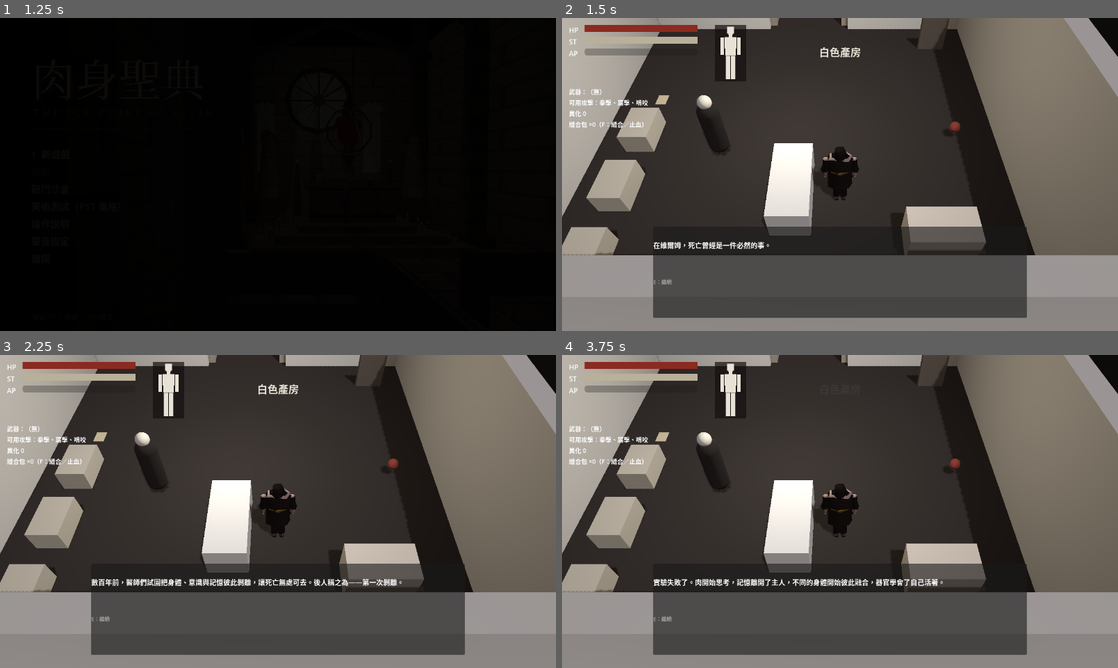
Above: before the commit, frames 1-4 (two rows, left to right).
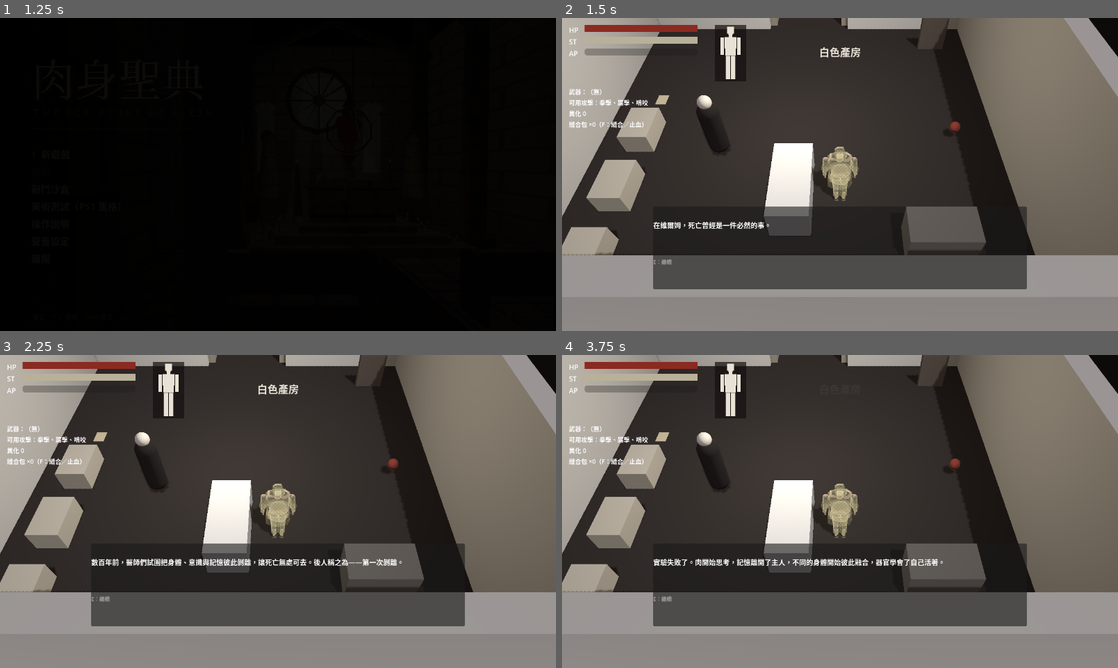
Above: after the commit, the same moments.

Repository: hu060822-lgtm/scripture-of-flesh
Game: Godot game, scene res://scenes/main_menu.tscn
Two runs of this game, one before a commit and one after it. Both use one fixed random seed, a clock stepped at 60 frames per second and the inputs below.
Inputs (mouse positions are in pixels of both pictures, inside the frame that each line leads up to):
- Up to frame 1 (1.25 s): tap Enter (ui_accept) at 0.5, 0.77 s; move the mouse to (400, 158) at 0.52 s; hold D from 0.53 s (still down); tap Space at 0.6 s; click (400, 158) at 0.67 s
- Up to frame 2 (1.5 s): release D at 1.25 s; drag from (728, 190) to (812, 237) at 1.27 s
- Up to frame 3 (2.25 s): tap Enter (ui_accept) at 2 s; move the mouse to (333, 442) at 2.02 s; press the mouse at (333, 442) at 2.03 s; hold D (move_right) from 2.03 s (still down)
- Up to frame 4 (3.75 s): tap Shift (block) at 2.3 s; release D (move_right) at 2.75 s; release the mouse at (895, 442) at 2.75 s; tap Enter (ui_accept) at 2.75 s; drag from (812, 574) to (673, 464) at 2.77 s; move the mouse to (1006, 558) at 3.52 s; hold A (move_left) from 3.53 s (still down); hold Space (dodge) from 3.53 s (still down)

Frame 1 is identical in both runs. In frame 2, 9.0% of the frame differs, in the area x 16-84%, y 41-96%; in frame 3, 9.7%; in frame 4, 9.7%.

Commit message:
Fix playtest issues: dialogue box placement, corpses blocking doors, see-through silhouette behind walls
- DialogueBox anchors to the bottom and grows upward with a 96px margin, so all choices stay on screen
- Dead creatures leave the creature collision layer, so corpses no longer block narrow doors
- PlayerXray: per-player PS1 material copies with a depth-compare next_pass that draws a cream silhouette only where a wall hides the player
- Tests + screenshot script (tests/sim/playtest_fix_shots.gd)

Co-Authored-By: Claude Opus 5.5 <noreply@anthropic.com>
Claude-Session: https://claude.ai/code/session_019GtizmChaSWmT8iVXqm8Z4

Diff:
--- /dev/null
+++ b/art/fx/player_xray.gd
@@ -0,0 +1,82 @@
+class_name PlayerXray
+extends Node
+## 牆後透視（luz 2026-11-03）：玩家被牆或柱子擋住時，在牆上畫出奶油黃的半透明剪影，看得到自己在哪。
+## 做法：把身上每個 PS1 材質網格的材質換成「專屬副本 + next_pass 透視層」（ps1_xray.gdshader）。
+## 材質是全域共用快取（PS1Style.material），不能直接改原件，否則敵人也會透視。
+## 不用 material_overlay：那一層留給受擊閃白（ImpactFeedback）。
+## 定期掃描：移植、突變、武器更換後新增的網格也會套上；被砍下來掉到地上的部位會還原成原本材質。
+
+const SHADER := preload("res://art/ps1/ps1_xray.gdshader")
+const SCAN_INTERVAL := 0.25
+
+var enabled := true
+## GeometryInstance3D -> 原本的材質（還原用）
+var _applied := {}
+var _scan_left := 0.0
+static var _xray_mat: ShaderMaterial
+
+func _ready() -> void:
+	process_mode = Node.PROCESS_MODE_ALWAYS
+	refresh()
+
+func _process(delta: float) -> void:
+	_scan_left -= delta
+	if _scan_left <= 0.0:
+		_scan_left = SCAN_INTERVAL
+		refresh()
+
+func body() -> Node3D:
+	return get_parent() as Node3D
+
+static func xray_material() -> ShaderMaterial:
+	if _xray_mat == null:
+		_xray_mat = ShaderMaterial.new()
+		_xray_mat.shader = SHADER
+	_xray_mat.set_shader_parameter("snap_resolution", PS1Style.snap_resolution)
+	_xray_mat.set_shader_parameter("jitter_enabled", PS1Style.jitter_enabled)
+	return _xray_mat
+
+## 目前套著透視層的網格數（測試用）。
+func applied_count() -> int:
+	return _applied.size()
+
+func is_applied(gi: GeometryInstance3D) -> bool:
+	return _applied.has(gi)
+
+func set_enabled(on: bool) -> void:
+	enabled = on
+	refresh()
+
+func refresh() -> void:
+	var b := body()
+	if b == null:
+		return
+	var xm := xray_material()
+	# 還原：已經不在身上（被砍掉的肢段）、被別的系統換掉材質、或關閉透視
+	for gi in _applied.keys():
+		var g := gi as GeometryInstance3D
+		if not is_instance_valid(g):
+			_applied.erase(gi)
+			continue
+		var mine := g.material_override as ShaderMaterial
+		var still_mine := mine != null and mine.next_pass == xm
+		if not enabled or not b.is_ancestor_of(g) or not still_mine:
+			if still_mine:
+				g.material_override = _applied[gi]
+			_applied.erase(gi)
+		else:
+			mine.set_shader_parameter("snap_resolution", PS1Style.snap_resolution)
+			mine.set_shader_parameter("jitter_enabled", PS1Style.jitter_enabled)
+	if not enabled:
+		return
+	for n in b.find_children("*", "GeometryInstance3D", true, false):
+		var g := n as GeometryInstance3D
+		if _applied.has(g):
+			continue
+		var mat := g.material_override as ShaderMaterial
+		if mat == null or mat.shader != PS1Style.SHADER or mat.next_pass != null:
+			continue
+		var copy := mat.duplicate() as ShaderMaterial
+		copy.next_pass = xm
+		_applied[g] = mat
+		g.material_override = copy
--- /dev/null
+++ b/art/ps1/ps1_xray.gdshader
@@ -0,0 +1,42 @@
+shader_type spatial;
+// 牆後透視：玩家身上 PS1 材質的 next_pass。關掉深度測試畫在所有東西上面，
+// 但只在「這個像素前面有別的東西（牆、柱子）擋住玩家」的地方顯示，其他地方丟棄。
+// 判斷方式：讀不透明物體的深度貼圖，換算成視空間距離，跟玩家這個像素的距離比較。
+// 頂點吸附與 ps1_spatial 相同，剪影不會跟本體錯位。
+render_mode unshaded, blend_mix, depth_test_disabled, depth_draw_never, cull_back, shadows_disabled;
+
+uniform sampler2D depth_tex : hint_depth_texture, filter_nearest;
+// 奶油黃（美術方向色票），半透明
+uniform vec4 xray_color : source_color = vec4(0.937, 0.886, 0.69, 1.0);
+uniform float base_alpha = 0.28;
+uniform float rim_alpha = 0.75;
+// 擋在前面的東西至少要比玩家近這麼多（公尺）才算「被擋住」：避免手臂擋到軀幹、武器擋到手時自己亮起來
+uniform float margin = 0.6;
+uniform vec2 snap_resolution = vec2(320.0, 240.0);
+uniform bool jitter_enabled = true;
+
+void vertex() {
+	vec4 clip = PROJECTION_MATRIX * MODELVIEW_MATRIX * vec4(VERTEX, 1.0);
+	if (jitter_enabled && snap_resolution.x > 0.0) {
+		vec3 ndc = clip.xyz / clip.w;
+		ndc.xy = round(ndc.xy * snap_resolution * 0.5) / (snap_resolution * 0.5);
+		clip = vec4(ndc * clip.w, clip.w);
+	}
+	POSITION = clip;
+}
+
+void fragment() {
+	float d = texture(depth_tex, SCREEN_UV).r;
+	vec4 v = INV_PROJECTION_MATRIX * vec4(SCREEN_UV * 2.0 - 1.0, d, 1.0);
+	float scene_dist = -v.z / v.w;
+	float my_dist = -VERTEX.z;
+	if (scene_dist > my_dist - margin) {
+		discard;
+	}
+	// 輪廓（邊緣較亮）＋ 2x2 抖動網點，維持 PS1 的顆粒感
+	float rim = 1.0 - clamp(dot(NORMAL, VIEW), 0.0, 1.0);
+	ivec2 p = ivec2(FRAGCOORD.xy) % 2;
+	float dither = (p.x == p.y) ? 1.0 : 0.7;
+	ALBEDO = xray_color.rgb;
+	ALPHA = mix(base_alpha, rim_alpha, rim * rim) * dither;
+}
--- a/combat/combat_component.gd
+++ b/combat/combat_component.gd
@@ -388,6 +388,15 @@
 			return
 	vital_timer = -1.0
 
+## 屍體不再擋路：死後退出「生物本體」碰撞層，活人可以直接跨過去（luz 2026-11-03：屍體卡住窄門把人卡死）。
+## 仍然跟場景碰撞（不會穿地）；受擊判定（Hurtbox）在另一層，不受影響。
+func _make_corpse_passable() -> void:
+	var b := get_parent() as CollisionObject3D
+	if b == null:
+		return
+	b.collision_layer &= ~PlaceholderBodyBuilder.CREATURE_LAYER
+	b.collision_mask &= ~PlaceholderBodyBuilder.CREATURE_LAYER
+
 func _die(cause: String) -> void:
 	if is_dead():
 		return
@@ -397,6 +406,7 @@
 		pools.hp = 0.0
 		pools.hp_changed.emit(0.0, pools.max_hp)
 	_set_action(Action.DEAD, 0.0)
+	_make_corpse_passable()
 	died.emit(cause)
 	if is_inside_tree():
 		EventBus.creature_killed.emit(self, last_attacker)
--- a/player/player_factory.gd
+++ b/player/player_factory.gd
@@ -56,6 +56,10 @@
 	var mv := MutationVisuals.new()
 	mv.name = "MutationVisuals"
 	body.add_child(mv)
+	# 牆後透視：被牆擋住時畫出剪影（luz 2026-11-03）
+	var xray := PlayerXray.new()
+	xray.name = "PlayerXray"
+	body.add_child(xray)
 	return body
 
 ## 遊戲中途決定職業（序章中透過阿格妮絲的對話）。重設屬性與起始技能，給予職業武器與起始物品。
--- /dev/null
+++ b/tests/sim/playtest_fix_shots.gd
@@ -0,0 +1,13 @@
+extends SceneTree
+## 試玩修正（對話框、牆後透視）的截圖。牆後透視要用 Forward+（Vulkan）渲染：
+## xvfb-run -s "-screen 0 1280x720x24" godot --rendering-driver vulkan --path . -s tests/sim/playtest_fix_shots.gd -- <輸出資料夾>
+var f := 0
+var h
+func _process(_d):
+	f += 1
+	if f == 1:
+		h = load("res://tests/sim/playtest_fix_shots_helper.gd").new()
+		h.setup(self, OS.get_cmdline_user_args())
+	if h.step(f):
+		quit()
+	return false
--- /dev/null
+++ b/tests/sim/playtest_fix_shots_helper.gd
@@ -0,0 +1,52 @@
+extends RefCounted
+var tree: SceneTree
+var out := "user://playtest_fix_shots"
+var g: PrologueGame
+var wall: Node3D
+
+func setup(t: SceneTree, args: PackedStringArray) -> void:
+	tree = t
+	if args.size() > 0:
+		out = args[0]
+	DirAccess.make_dir_recursive_absolute(out)
+	g = PrologueGame.new()
+	g.autostart = false
+	g.play_opening = false
+	g.save_path = "user://playtest_fix_shots_save.json"
+	tree.root.add_child(g)
+	g.start_game("new")
+	(g.player.get_node("PlayerController") as PlayerController).input_enabled = false
+	g.hud.visible = false
+
+func step(f: int) -> bool:
+	match f:
+		3:
+			if g.dialogue.is_open():
+				g.dialogue.close_box()
+			# 在玩家與鏡頭之間立一道牆（鏡頭在玩家的 +Z 方向）
+			var p := g.player.global_position
+			wall = Greybox.box(g, p + Vector3(0, 1.6, 1.3), Vector3(4.0, 3.2, 0.5), LevelKit.WALL_COLOR)
+			g.rig.global_position = p
+			g.rig._apply(1.0)
+		12:
+			_shot("x01_behind_wall_xray")
+			(g.player.get_node("PlayerXray") as PlayerXray).set_enabled(false)
+		16:
+			_shot("x02_behind_wall_xray_off")
+			(g.player.get_node("PlayerXray") as PlayerXray).set_enabled(true)
+			wall.queue_free()
+		20:
+			_shot("x03_no_wall_no_xray")
+			g.dialogue.open("agnes_intro", g.player)
+			var guard := 0
+			while g.dialogue.runner.choices().is_empty() and g.dialogue.runner.active and guard < 10:
+				g.dialogue.runner.advance(); guard += 1
+			g.dialogue.finish_typing()
+		26:
+			_shot("d01_dialogue_five_choices")
+			return true
+	return false
+
+func _shot(name: String) -> void:
+	tree.root.get_viewport().get_texture().get_image().save_png(out.path_join(name + ".png"))
+	print("shot ", name)
--- /dev/null
+++ b/tests/unit/test_playtest_fixes.gd
@@ -0,0 +1,128 @@
+extends TestCase
+## 2026-11-03 試玩回饋：對話框位置、屍體卡門、牆後透視。
+
+const H := preload("res://tests/helpers.gd")
+
+# ---------- 對話框：選項不被畫面切掉 ----------
+
+func test_dialogue_box_grows_upward_and_choices_fit_on_screen() -> void:
+	var box := DialogueBox.new()
+	tree.root.add_child(box)
+	assert_true(box.open("agnes_intro", null))
+	var guard := 0
+	while box.runner.choices().is_empty() and box.runner.active and guard < 10:
+		box.runner.advance(); guard += 1
+	box.finish_typing()
+	assert_eq(box.runner.choices().size(), 5, "the class choice has five options (the longest choice list)")
+	assert_true(box._choices.visible, "choices shown")
+	var p: PanelContainer = box._panel
+	assert_eq(p.grow_vertical, Control.GROW_DIRECTION_BEGIN, "panel grows upward when content gets taller")
+	assert_near(p.anchor_top, 1.0)
+	assert_near(p.anchor_bottom, 1.0)
+	assert_near(p.offset_bottom, -DialogueBox.BOTTOM_MARGIN, 0.01, "bottom edge stays off the screen edge")
+	assert_true(DialogueBox.BOTTOM_MARGIN >= 80.0, "box lifted well above the bottom (was 30px with no room for choices)")
+	var h := p.get_combined_minimum_size().y
+	var screen_h := 720.0
+	assert_true(DialogueBox.BOTTOM_MARGIN + h <= screen_h, "whole box with 5 choices fits in 720p (height %.0f)" % h)
+	box.close_box()
+	box.queue_free()
+
+# ---------- 屍體不擋路 ----------
+
+func test_corpse_stops_blocking_living_bodies() -> void:
+	var e := PlaceholderBodyBuilder.build_creature(load(H.HUMANOID), &"corpse_test", [], &"enemy")
+	tree.root.add_child(e)
+	var L := PlaceholderBodyBuilder.CREATURE_LAYER
+	assert_true(e.collision_layer & L != 0, "alive: blocks other creatures")
+	var c: CombatComponent = e.get_node("CombatComponent")
+	c._die("test")
+	assert_true(c.is_dead())
+	assert_eq(e.collision_layer & L, 0, "dead: no longer on the creature layer, the player walks over it")
+	assert_eq(e.collision_mask & L, 0, "dead: does not collide with creatures either")
+	assert_true(e.collision_mask & PlaceholderBodyBuilder.WORLD_LAYER != 0, "still rests on the floor")
+	e.queue_free()
+
+func test_decor_corpse_spawn_is_passable() -> void:
+	var s := EnemySpawn.new()
+	s.enemy_path = "res://content/enemies/stitcher.tres"
+	s.mode = "corpse"
+	s.spawn_id = &"decor_corpse_test"
+	tree.root.add_child(s)
+	var e := s.spawn(tree.root)
+	assert_true(e != null and e.has_meta(EnemySpawn.CORPSE_META), "corpse spawned")
+	assert_eq(e.collision_layer & PlaceholderBodyBuilder.CREATURE_LAYER, 0, "set-dressing corpses don't block doors")
+	e.queue_free()
+	s.queue_free()
+
+# ---------- 牆後透視 ----------
+
+func _player() -> CharacterBody3D:
+	var p := PlayerFactory.create([], PlayerFactory.DEFAULT_CLASS)
+	tree.root.add_child(p)
+	return p
+
+func test_player_meshes_get_xray_pass_without_touching_shared_materials() -> void:
+	var p := _player()
+	var x: PlayerXray = p.get_node("PlayerXray")
+	x.refresh()
+	assert_true(x.applied_count() > 5, "every body segment gets the see-through pass (%d)" % x.applied_count())
+	var xm := PlayerXray.xray_material()
+	for gi in p.find_children("*", "GeometryInstance3D", true, false):
+		var m := (gi as GeometryInstance3D).material_override as ShaderMaterial
+		if m != null and m.shader == PS1Style.SHADER:
+			assert_true(m.next_pass == xm, "%s has the x-ray pass" % gi.name)
+	# 共用快取的材質沒被改到（敵人不會跟著透視）
+	var e := PlaceholderBodyBuilder.build_creature(load(H.HUMANOID), &"xray_enemy", [], &"enemy")
+	CreatureModels.apply(e, &"stitcher")
+	tree.root.add_child(e)
+	for gi in e.find_children("*", "GeometryInstance3D", true, false):
+		var m := (gi as GeometryInstance3D).material_override as ShaderMaterial
+		if m != null:
+			assert_true(m.next_pass == null, "enemy %s has no x-ray" % gi.name)
+	e.queue_free()
+	p.queue_free()
+
+func test_xray_follows_body_changes() -> void:
+	var p := _player()
+	var x: PlayerXray = p.get_node("PlayerXray")
+	x.refresh()
+	# 砍下手臂：掉在地上的肢段還原成原本材質（不會在牆後發光）
+	var dc: DismembermentController = p.get_node("DismembermentController")
+	var arm := dc.segment_for(&"arm_l")
+	var arm_meshes := [arm] if arm is GeometryInstance3D else arm.find_children("*", "GeometryInstance3D", true, false)
+	assert_true(not arm_meshes.is_empty())
+	for gi in arm_meshes:
+		assert_true(x.is_applied(gi), "arm mesh has x-ray before the cut")
+	var st: AnatomyState = p.get_node("AnatomyComponent").state
+	st.sever_part(&"arm_l")
+	x.refresh()
+	for gi in arm_meshes:
+		assert_false(x.is_applied(gi), "severed arm mesh dropped from x-ray")
+		var am := (gi as GeometryInstance3D).material_override as ShaderMaterial
+		assert_true(am == null or am.next_pass == null, "severed arm material restored")
+	for n in tree.root.find_children("Severed_*", "", true, false):
+		for gi in n.find_children("*", "GeometryInstance3D", true, false):
+			var m := (gi as GeometryInstance3D).material_override as ShaderMaterial
+			if m != null:
+				assert_true(m.next_pass == null, "severed piece %s restored" % gi.name)
+	# 新長出來的網格（移植、突變）也會套上
+	var mi := MeshInstance3D.new()
+	mi.mesh = PS1Style.box(Vector3.ONE * 0.1)
+	mi.material_override = PS1Style.material(PS1Style.GREY_PINK)
+	p.add_child(mi)
+	x.refresh()
+	assert_true(x.is_applied(mi), "new mesh picked up")
+	assert_true(PS1Style.material(PS1Style.GREY_PINK).next_pass == null, "shared cache untouched")
+	# 關閉
+	x.set_enabled(false)
+	assert_eq(x.applied_count(), 0)
+	assert_true((mi.material_override as ShaderMaterial).next_pass == null, "restored when disabled")
+	for n in tree.root.find_children("Severed_*", "", true, false):
+		n.queue_free()
+	p.queue_free()
+
+func test_xray_shader_compiles_with_depth_compare() -> void:
+	var code := PlayerXray.SHADER.code
+	assert_true(code.contains("hint_depth_texture"), "compares against the scene depth")
+	assert_true(code.contains("depth_test_disabled"), "draws through walls")
+	assert_true(code.contains("discard"), "only where something is in front")
--- a/ui/dialogue_box.gd
+++ b/ui/dialogue_box.gd
@@ -15,6 +15,9 @@
 const PUNCT_PAUSE := {"，": 0.12, "、": 0.1, "。": 0.28, "……": 0.35, "？": 0.25, "！": 0.25, "：": 0.12}
 ## 說話者名稱 -> 立繪外觀（CreatureModels.LOOKS）。旁白（空名稱）沒有立繪。
 const PORTRAITS := {"阿格妮絲": &"agnes", "行走的母親": &"walking_mother"}
+const PANEL_WIDTH := 860.0
+## 面板底邊離畫面底部的距離（luz 2026-11-03：原本太下面，選項被吃掉）。
+const BOTTOM_MARGIN := 96.0
 
 var runner := DialogueRunner.new()
 var player: Node3D
@@ -31,9 +34,18 @@
 	layer = 12
 	process_mode = Node.PROCESS_MODE_ALWAYS
 	_panel = PanelContainer.new()
-	_panel.set_anchors_preset(Control.PRESET_CENTER_BOTTOM)
-	_panel.custom_minimum_size = Vector2(860, 210)
-	_panel.position = Vector2(-430, -240)
+	# 錨在畫面底部中央、往上長：選項變多時面板往上撐高，底邊固定留 BOTTOM_MARGIN，不會被畫面切掉。
+	_panel.anchor_left = 0.5
+	_panel.anchor_right = 0.5
+	_panel.anchor_top = 1.0
+	_panel.anchor_bottom = 1.0
+	_panel.grow_horizontal = Control.GROW_DIRECTION_BOTH
+	_panel.grow_vertical = Control.GROW_DIRECTION_BEGIN
+	_panel.custom_minimum_size = Vector2(PANEL_WIDTH, 190)
+	_panel.offset_left = -PANEL_WIDTH * 0.5
+	_panel.offset_right = PANEL_WIDTH * 0.5
+	_panel.offset_bottom = -BOTTOM_MARGIN
+	_panel.offset_top = -BOTTOM_MARGIN - 190.0
 	add_child(_panel)
 	var row := HBoxContainer.new()
 	row.add_theme_constant_override("separation", 14)
